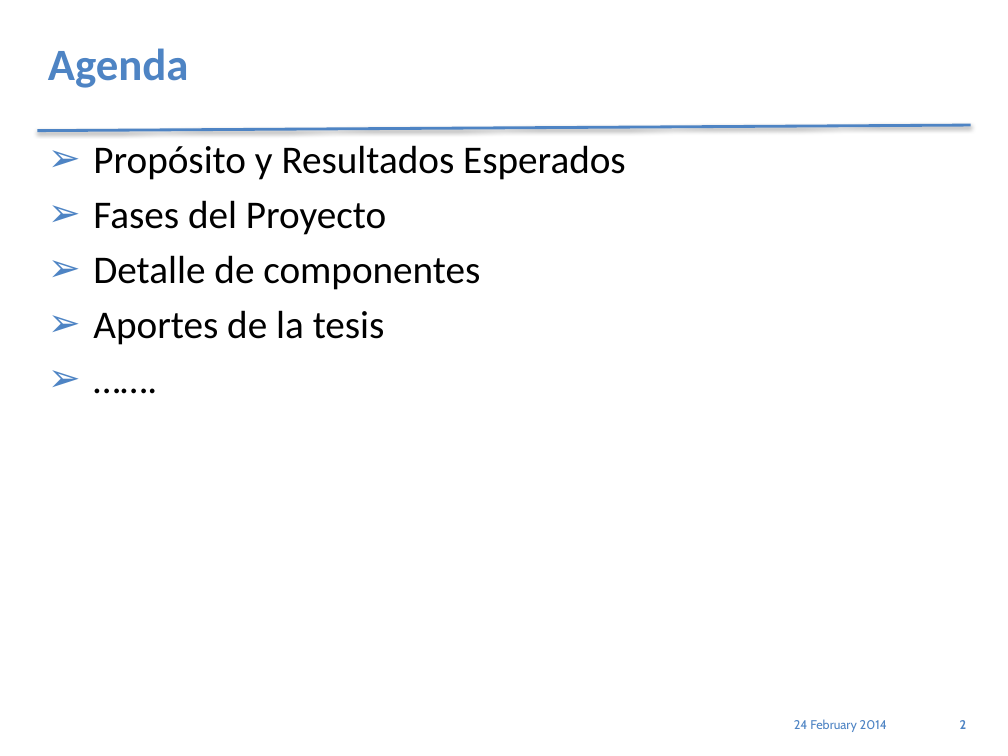
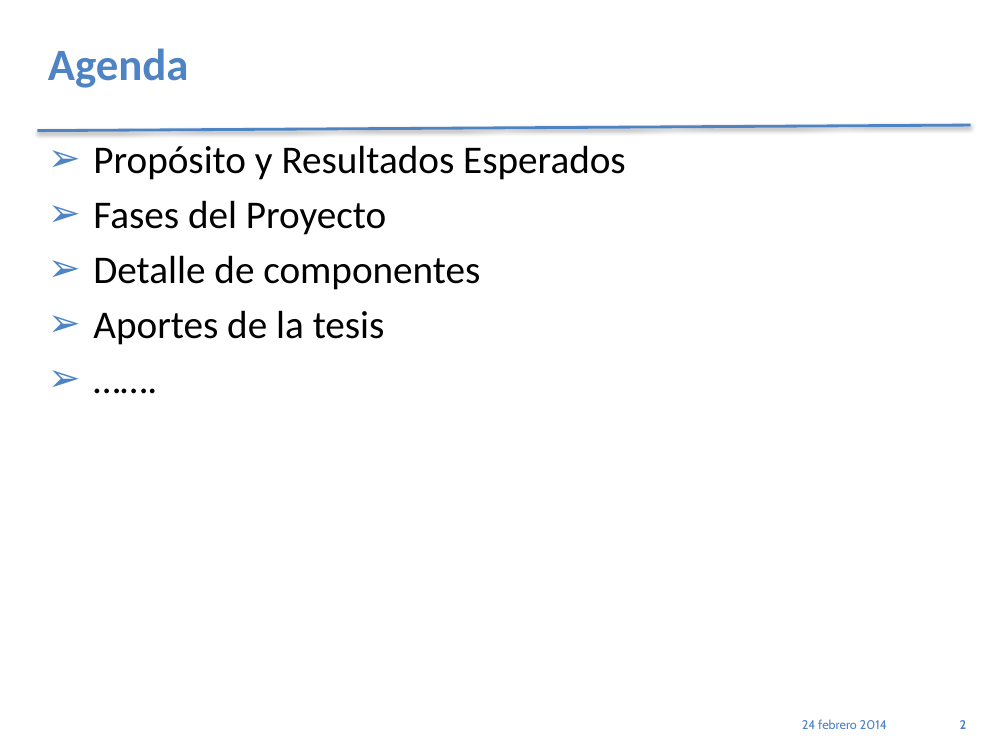
Before and after one commit to jholoc/proyectoScrapy, a slide deck: slide 2 of PlantillaPresetnacionPracticum_4.1.pptx. Drawn at 1008x756 pixels with LibreOffice and Linux fonts; fonts in the diff are those of the drawing. Boxes give left, top, right and bottom in pixels: in the first picture for what was removed or moved away, otherwise in the second. Text is boxed around its words. In the diff, an @@ line names an element or a change of style, - is before the commit and + after.

```diff
--- a/PlantillaPresetnacionPracticum_4.1.pptx
+++ b/PlantillaPresetnacionPracticum_4.1.pptx
@@ text at <box>802,719,887,729</box>: text changed @@
-24 February 2014
+24 febrero 2014
```
Also in this commit, not shown: 11 other slides changed.
